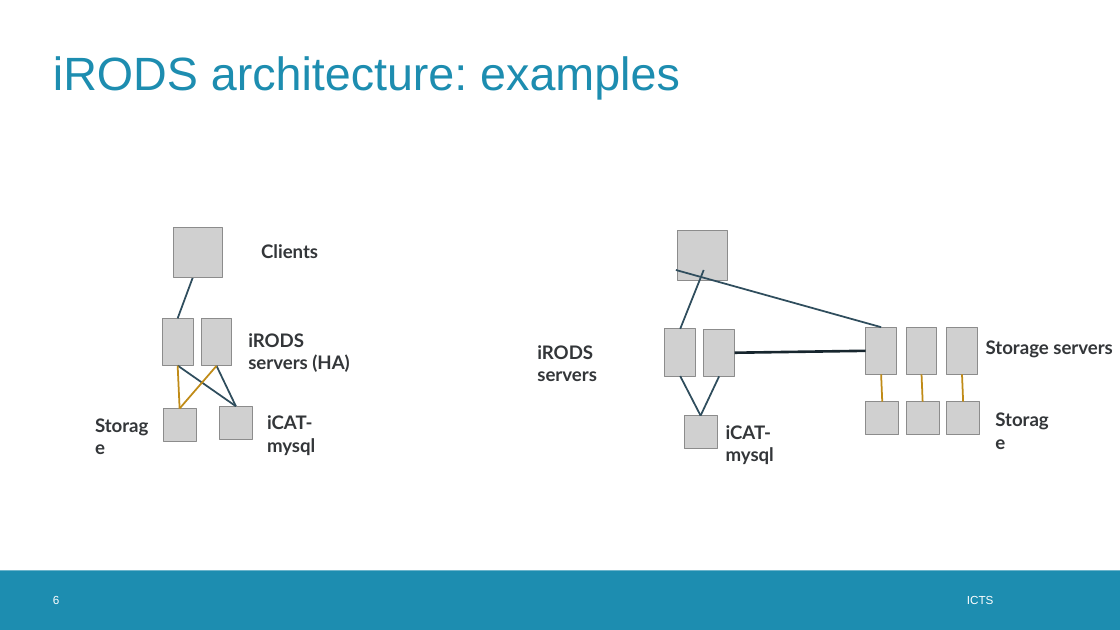
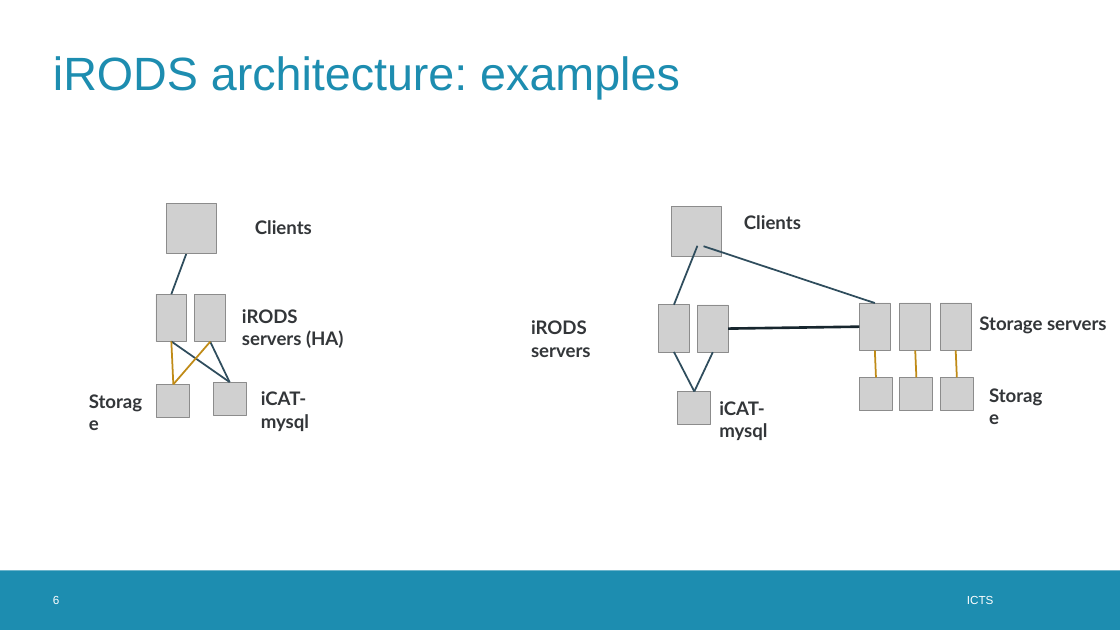
Before and after one commit to hpcleuven/iRODS-local-admin-training, a slide deck: slide 6 of 01_Introduction_to_iRODS.pptx. Drawn at 1120x630 pixels with LibreOffice and Linux fonts; fonts in the diff are those of the drawing; grey boxes stand for pictures; background and template pictures are left out. Boxes give left, top, right and bottom in pixels: in the first picture for what was removed or moved away, otherwise in the second. Text is boxed around its words. In the diff, an @@ line names an element or a change of style, - is before the commit and + after.

```diff
--- a/01_Introduction_to_iRODS.pptx
+++ b/01_Introduction_to_iRODS.pptx
@@ text added at bbox=[744, 215, 801, 229], 16 pt, text #333639, bold @@
+Clients
@@ line moved from (676, 270) - (881, 328) to (704, 246) - (875, 303) @@
@@ 15 pictures, 12 lines, 8 texts: place and size @@
-15 pictures, 12 lines, 8 texts at bbox=[87, 228, 1113, 464]
+15 pictures, 12 lines, 8 texts at bbox=[81, 203, 1107, 440]
```
Also in this commit, not shown: 3 other slides changed.
